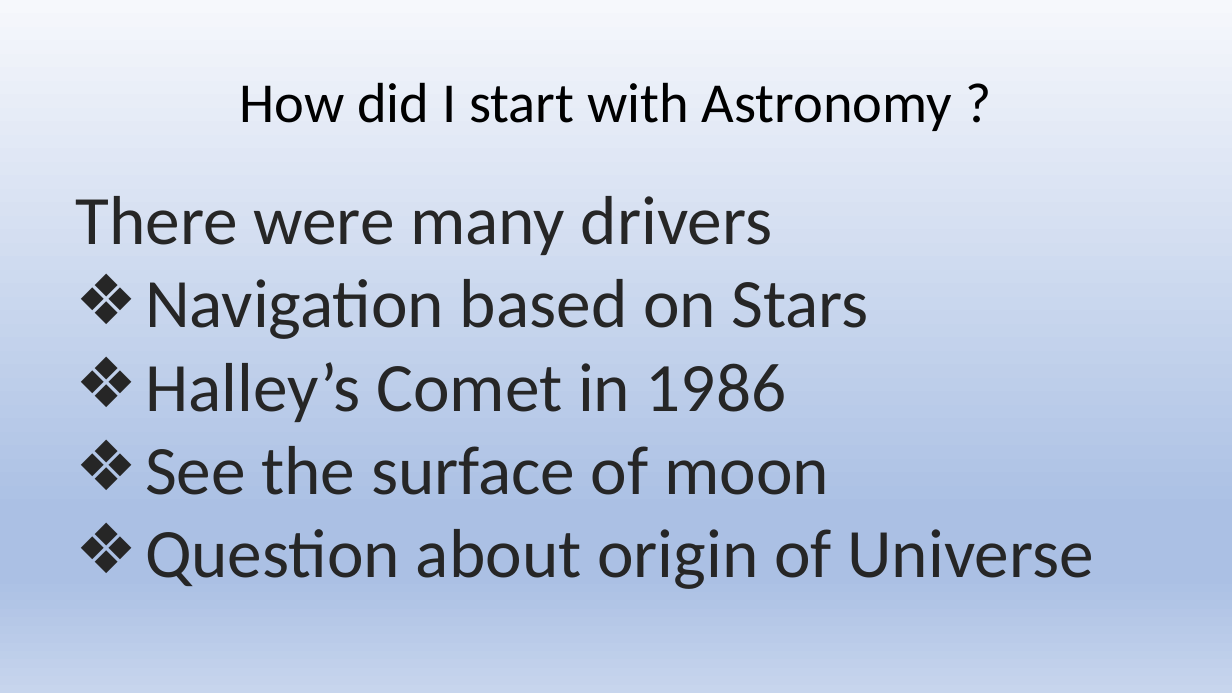
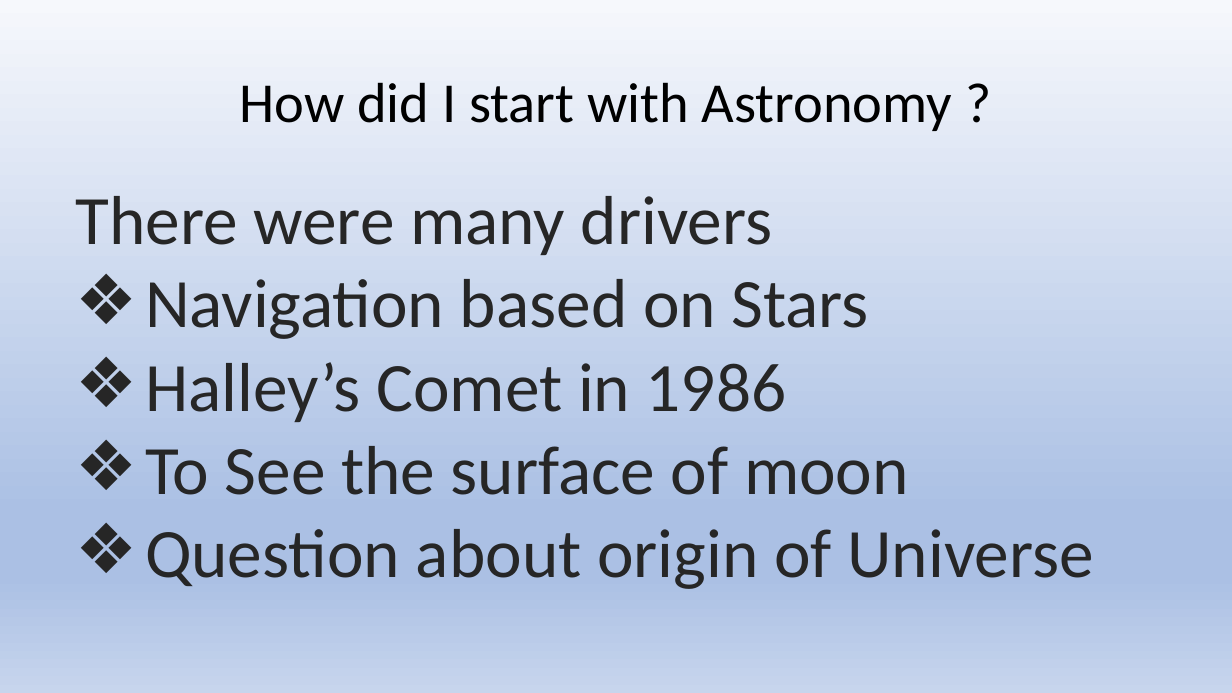
Before and after one commit to girishsukukumar/General, a slide deck: slide 4 of astronomy-kids.pptx. Drawn at 1232x693 pixels with LibreOffice and Linux fonts; fonts in the diff are those of the drawing. Boxes give left, top, right and bottom in pixels: in the first picture for what was removed or moved away, otherwise in the second. Text is boxed around its words. In the diff, an @@ line names an element or a change of style, - is before the commit and + after.

```diff
--- a/astronomy-kids.pptx
+++ b/astronomy-kids.pptx
@@ text at <box>145,446,909,495</box>: text changed @@
-❖ See the surface of moon
+❖ To See the surface of moon
```
Also in this commit, not shown: 9 other slides changed, 15 slides added, 3 slides removed.
